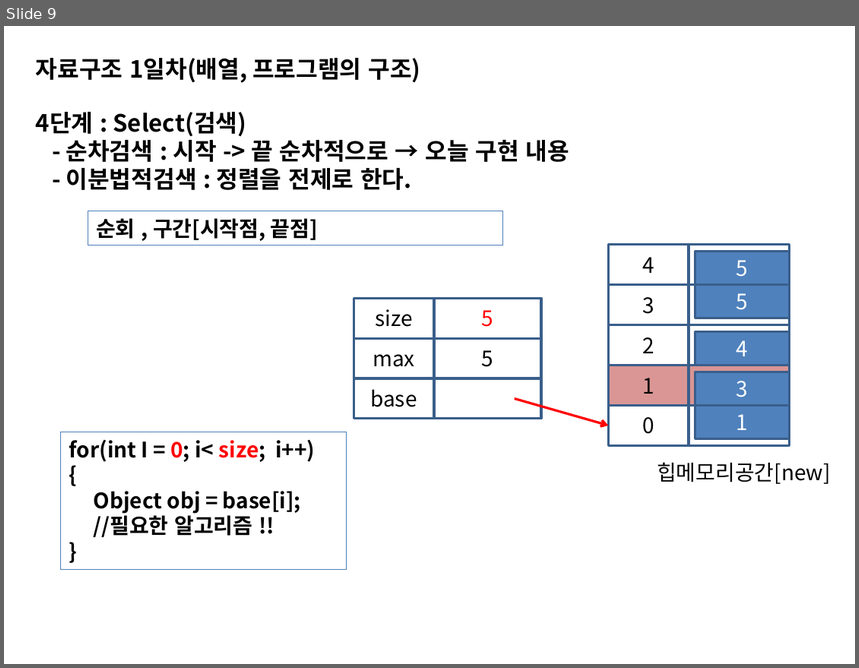
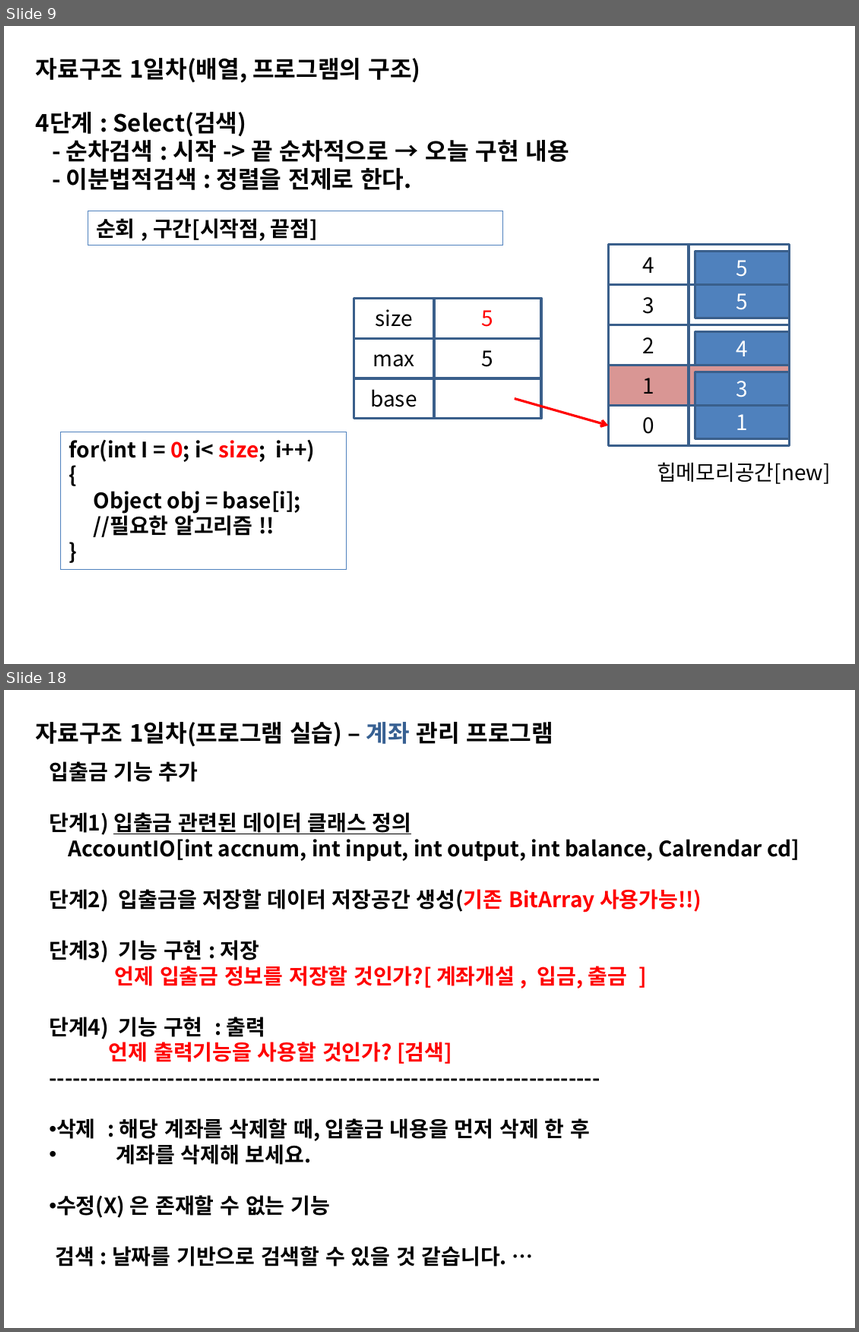
Before and after one commit to sing2song/TILDS, a slide deck: Java자료구조.pptx. Shown one above the other, each under a label of ours: slide 9 before the commit, slides 9 and 18 after it; the slides between them are not shown. The pictures are 859x668 and 859x1332 pixels, drawn with LibreOffice and Linux fonts; fonts in the diff are those of the drawing. Boxes give left, top, right and bottom in pixels: in the first picture for what was removed or moved away, otherwise in the second. Text is boxed around its words. In the diff, an @@ line names an element or a change of style, - is before the commit and + after.

```diff
--- a/Java자료구조.pptx
+++ b/Java자료구조.pptx
@@ slide 18 added at box(4, 690, 855, 1328), background #FFFFFF @@
@@ text added at box(36, 722, 554, 746), 20 pt, text #000000, bold @@
+자료구조 1일차(프로그램 실습) – 계좌 관리 프로그램
@@ text added at box(49, 761, 800, 1267), 18 pt, text #000000, bold @@
+입출금 기능 추가
+단계1) 입출금 관련된 데이터 클래스 정의
+AccountIO[int accnum, int input, int output, int balance, Calrendar cd]
+단계2) 입출금을 저장할 데이터 저장공간 생성(기존 BitArray 사용가능!!)
+단계3) 기능 구현 : 저장
+언제 입출금 정보를 저장할 것인가?[ 계좌개설 , 입금, 출금 ]
+단계4) 기능 구현 : 출력
+언제 출력기능을 사용할 것인가? [검색]
+----------------------------------------------------------------------
+• 삭제 : 해당 계좌를 삭제할 때, 입출금 내용을 먼저 삭제 한 후
+• 계좌를 삭제해 보세요.
+• 수정(X) 은 존재할 수 없는 기능
+검색 : 날짜를 기반으로 검색할 수 있을 것 같습니다. …
```
Also in this commit, not shown: 2 slides changed, 6 other slides added, 3 other files.
